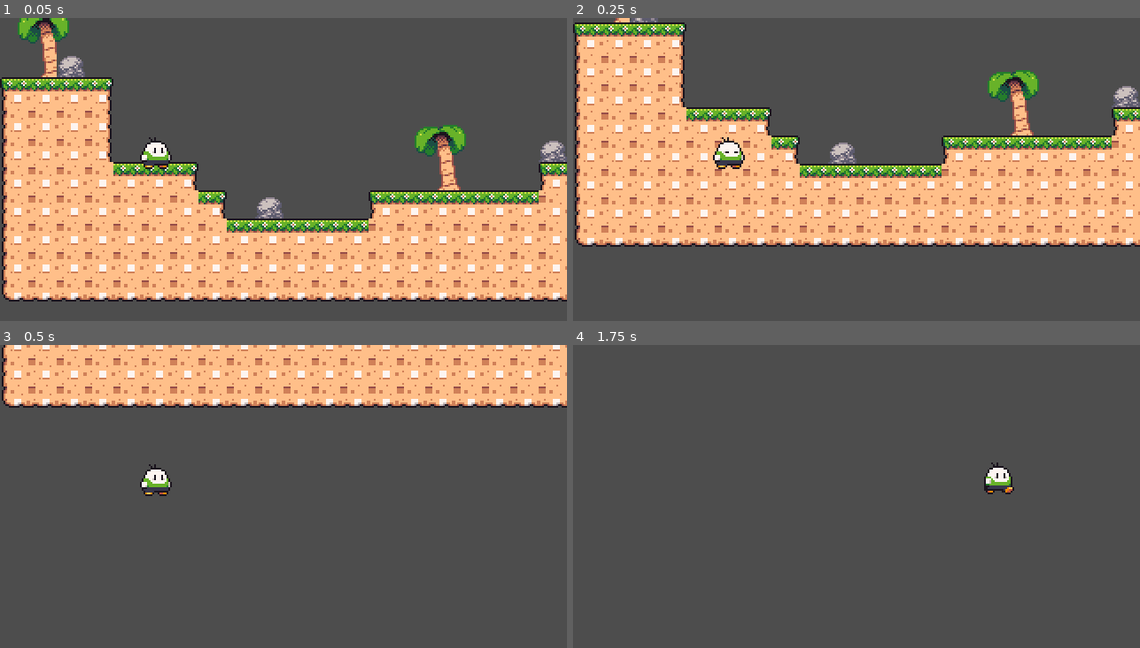
Above: before the commit, frames 1-4 (two rows, left to right).
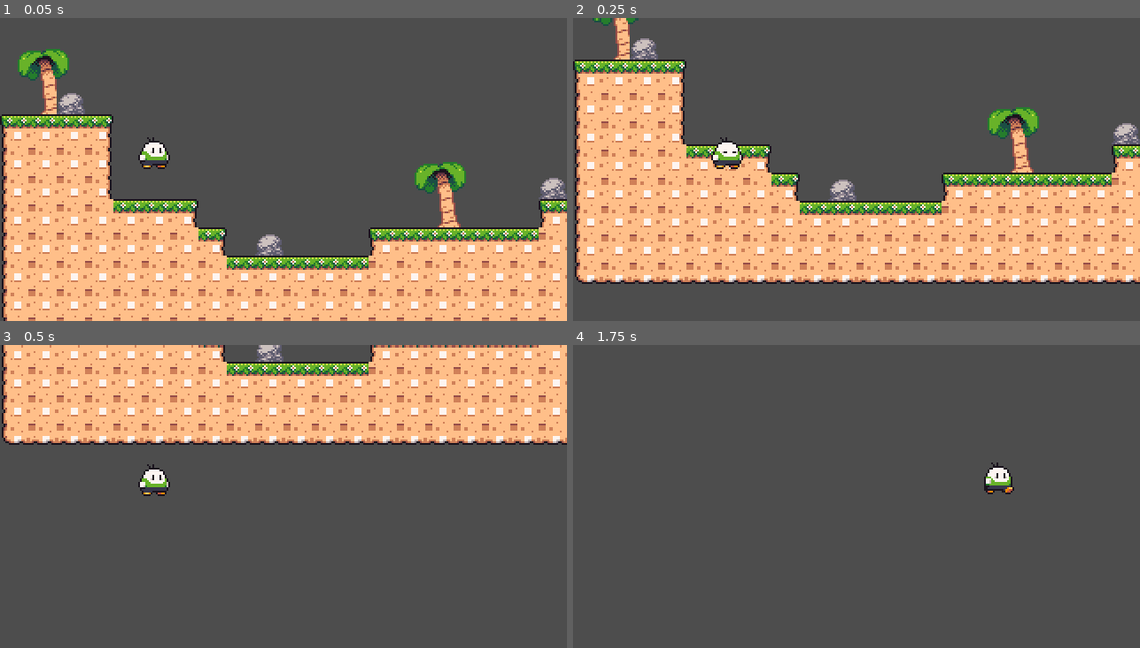
Above: after the commit, the same moments.

Repository: cpmjogos/jogo-de-plataforma-2D
Game: Godot game, scene res://Cenas/eduarda.tscn
Same seed, same stepped clock (60 frames per second), same inputs: the game is played once before the commit and once after it. This scene is started directly instead of the project's main scene.
Inputs:
- Up to frame 1 (0.05 s): no input
- Up to frame 2 (0.25 s): no input
- Up to frame 3 (0.5 s): no input
- Up to frame 4 (1.75 s): tap Enter (ui_accept) at 0.5, 0.77, 1.52 s; hold Right (ui_right) from 0.53 s (still down)

The runs differ from the first frame. In frame 1, 37% of the frame differs, in the area x 0-100%, y 0-100%; in frame 2, 41%, in the area x 0-100%, y 0-88%; in frame 3, 22%; in frame 4, nothing differs.

Commit message:
falta colisão

Diff:
--- a/Cenas/eduarda.tscn
+++ b/Cenas/eduarda.tscn
@@ -496,4 +496,4 @@
 layer_1/tile_data = PackedInt32Array(983056, 393219, 3, 1048606, 589825, 3, 1048608, 720897, 3, 1048612, 589825, 3, 104 …(1719 unchanged characters)…
 
 [node name="Player" parent="." instance=ExtResource("3_fb7ln")]
-position = Vector2(38, 251)
+position = Vector2(37, 230)
